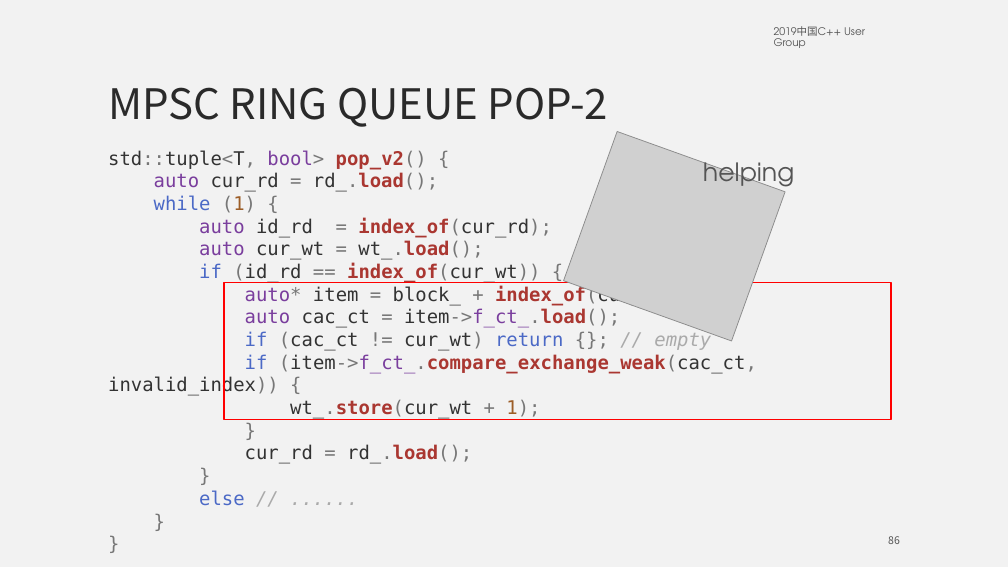
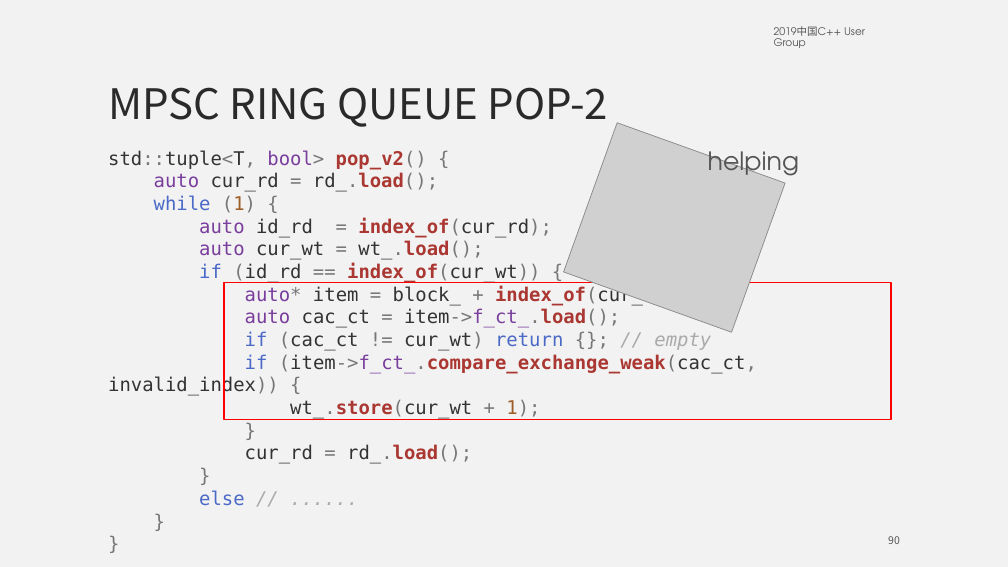
Before and after one commit to mutouyun/lock-free-queue, a slide deck: slide 90 of lock-free.pptx (slide 86 before the commit). Drawn at 1008x567 pixels with LibreOffice and Linux fonts; fonts in the diff are those of the drawing; grey boxes stand for pictures. Boxes give left, top, right and bottom in pixels: in the first picture for what was removed or moved away, otherwise in the second. Text is boxed around its words. In the diff, an @@ line names an element or a change of style, - is before the commit and + after.

```diff
--- a/lock-free.pptx
+++ b/lock-free.pptx
@@ picture moved from (x1=564, y1=132, x2=785, y2=342) to (x1=564, y1=123, x2=785, y2=333) @@
@@ text "helping" moved from (x1=703, y1=162, x2=794, y2=192) to (x1=708, y1=151, x2=799, y2=182) @@
@@ page number at (x1=888, y1=536, x2=900, y2=544): text changed @@
-86
+90
```
Also in this commit, not shown: 12 other slides changed, 4 slides added.
